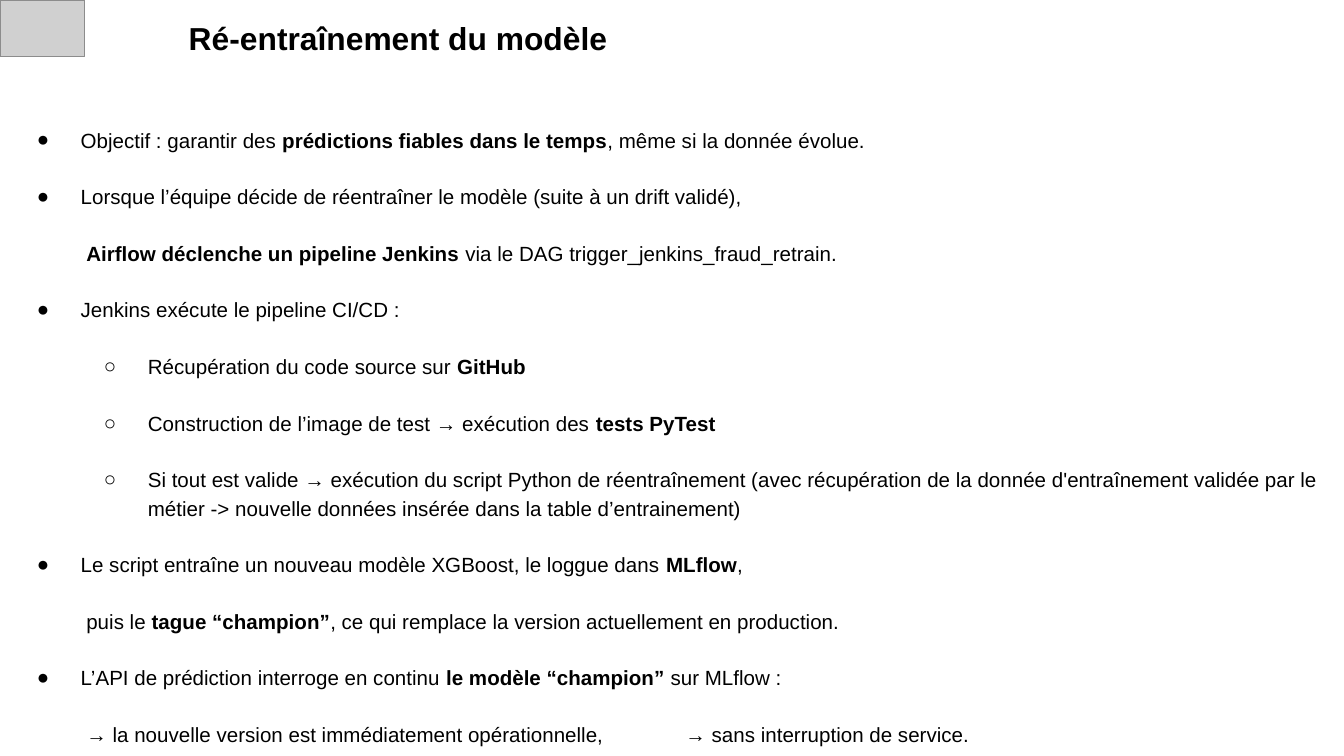
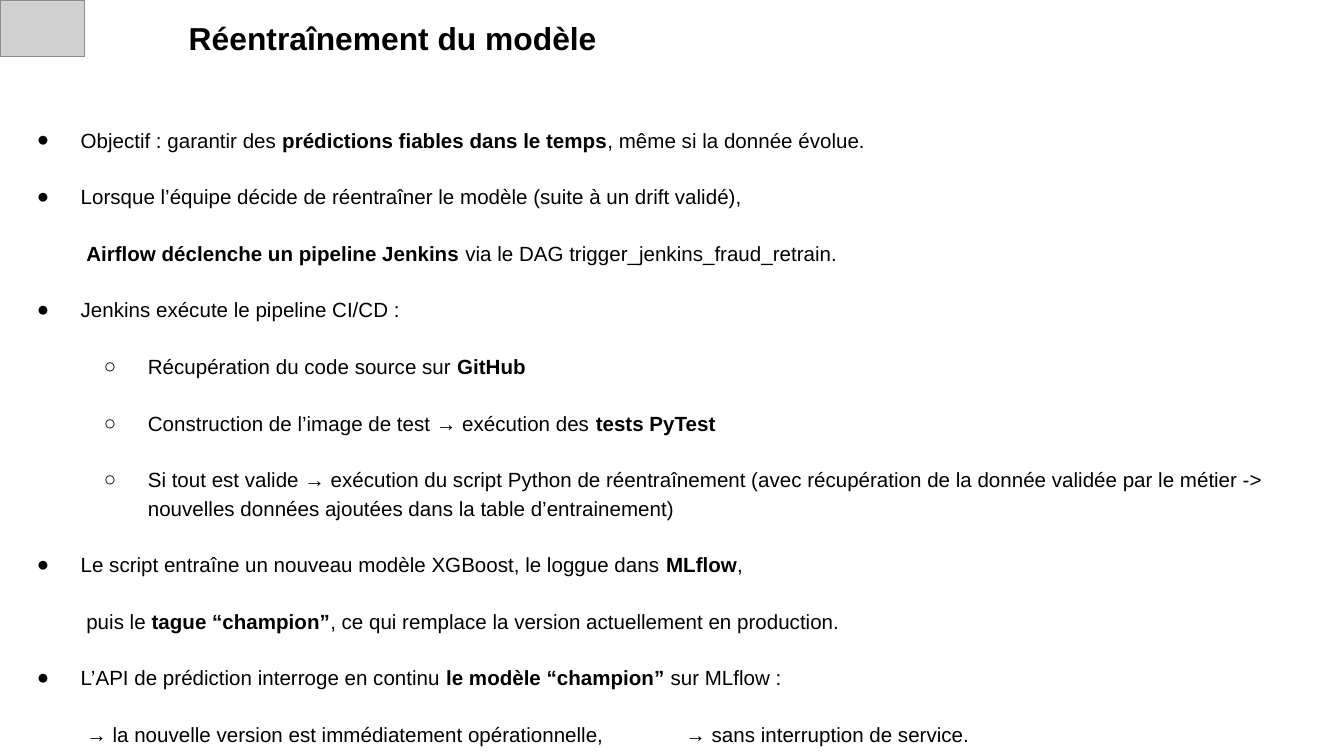
Before and after one commit to aurelienchalm/LDS_block_3_lead, a slide deck: slide 16 of LDS_Block_3_Lead.pptx. Drawn at 1344x756 pixels with LibreOffice and Linux fonts; fonts in the diff are those of the drawing; grey boxes stand for pictures. Boxes give left, top, right and bottom in pixels: in the first picture for what was removed or moved away, otherwise in the second. Text is boxed around its words. In the diff, an @@ line names an element or a change of style, - is before the commit and + after.

```diff
--- a/LDS_Block_3_Lead.pptx
+++ b/LDS_Block_3_Lead.pptx
@@ title at (189, 26, 596, 51): text changed @@
-Ré-entraînement du modèle
+Réentraînement du modèle
@@ title at (148, 472, 1237, 521): text changed @@
-  ○ Si tout est valide → exécution du script Python de réentraînement (avec récupération de la donnée d'entraînement validée par le métier -> nouvelle données insérée dans la table d’entrainement)
+  ○ Si tout est valide → exécution du script Python de réentraînement (avec récupération de la donnée validée par le métier -> nouvelles données ajoutées dans la table d’entrainement)
```
Also in this commit, not shown: 12 other slides changed.
